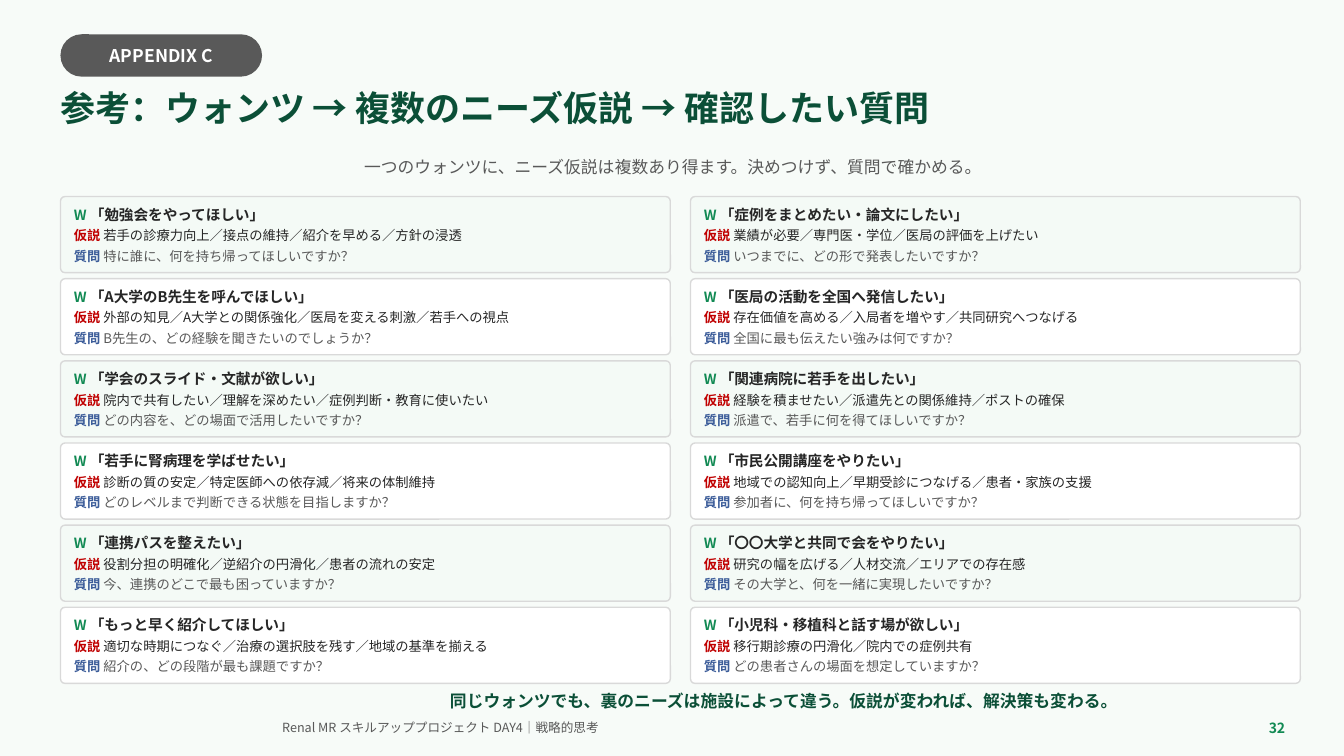
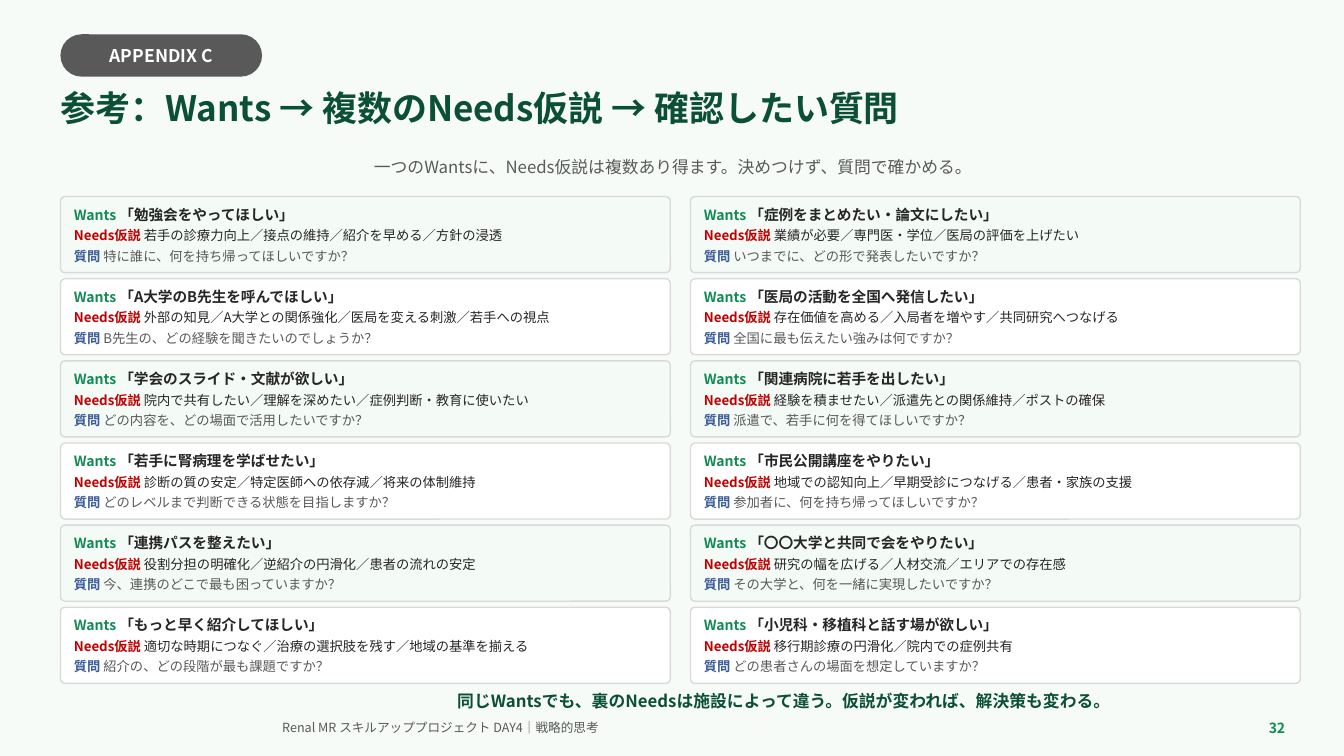
Before and after one commit to TAKUYA-1187/Claude, a slide deck: slide 32 of novartis_training/DAY4_ちょっと分かるだけで世界が変わる.pptx. Drawn at 1344x756 pixels with LibreOffice and Linux fonts; fonts in the diff are those of the drawing; background and template pictures are left out. Boxes give left, top, right and bottom in pixels: in the first picture for what was removed or moved away, otherwise in the second. Text is boxed around its words. In the diff, an @@ line names an element or a change of style, - is before the commit and + after.

```diff
--- a/novartis_training/DAY4_ちょっと分かるだけで世界が変わる.pptx
+++ b/novartis_training/DAY4_ちょっと分かるだけで世界が変わる.pptx
@@ text at (x1=60, y1=91, x2=899, y2=125): text changed @@
-参考：ウォンツ → 複数のニーズ仮説 → 確認したい質問
+参考：Wants → 複数のNeeds仮説 → 確認したい質問
@@ text at (x1=374, y1=159, x2=972, y2=175): text changed @@
-一つのウォンツに、ニーズ仮説は複数あり得ます。決めつけず、質問で確かめる。
+一つのWantsに、Needs仮説は複数あり得ます。決めつけず、質問で確かめる。
@@ text in rounded rectangle at (x1=74, y1=207, x2=502, y2=241): text changed @@
-W 「勉強会をやってほしい」
-仮説 若手の診療力向上／接点の維持／紹介を早める／方針の浸透
+Wants 「勉強会をやってほしい」
+Needs仮説 若手の診療力向上／接点の維持／紹介を早める／方針の浸透
@@ text in rounded rectangle at (x1=704, y1=207, x2=1079, y2=241): text changed; bold on @@
-W 「症例をまとめたい・論文にしたい」
-仮説 業績が必要／専門医・学位／医局の評価を上げたい
+Wants 「症例をまとめたい・論文にしたい」
+Needs仮説 業績が必要／専門医・学位／医局の評価を上げたい
@@ text in rounded rectangle at (x1=74, y1=289, x2=550, y2=323): text changed @@
-W 「A大学のB先生を呼んでほしい」
-仮説 外部の知見／A大学との関係強化／医局を変える刺激／若手への視点
+Wants 「A大学のB先生を呼んでほしい」
+Needs仮説 外部の知見／A大学との関係強化／医局を変える刺激／若手への視点
@@ text in rounded rectangle at (x1=704, y1=289, x2=1119, y2=323): text changed; bold on @@
-W 「医局の活動を全国へ発信したい」
-仮説 存在価値を高める／入局者を増やす／共同研究へつなげる
+Wants 「医局の活動を全国へ発信したい」
+Needs仮説 存在価値を高める／入局者を増やす／共同研究へつなげる
@@ text in rounded rectangle at (x1=74, y1=371, x2=529, y2=406): text changed @@
-W 「学会のスライド・文献が欲しい」
-仮説 院内で共有したい／理解を深めたい／症例判断・教育に使いたい
+Wants 「学会のスライド・文献が欲しい」
+Needs仮説 院内で共有したい／理解を深めたい／症例判断・教育に使いたい
@@ text in rounded rectangle at (x1=704, y1=371, x2=1105, y2=406): text changed; bold on @@
-W 「関連病院に若手を出したい」
-仮説 経験を積ませたい／派遣先との関係維持／ポストの確保
+Wants 「関連病院に若手を出したい」
+Needs仮説 経験を積ませたい／派遣先との関係維持／ポストの確保
@@ text in rounded rectangle at (x1=74, y1=453, x2=476, y2=488): text changed; bold on @@
-W 「若手に腎病理を学ばせたい」
-仮説 診断の質の安定／特定医師への依存減／将来の体制維持
+Wants 「若手に腎病理を学ばせたい」
+Needs仮説 診断の質の安定／特定医師への依存減／将来の体制維持
@@ text in rounded rectangle at (x1=704, y1=453, x2=1132, y2=488): text changed @@
-W 「市民公開講座をやりたい」
-仮説 地域での認知向上／早期受診につなげる／患者・家族の支援
+Wants 「市民公開講座をやりたい」
+Needs仮説 地域での認知向上／早期受診につなげる／患者・家族の支援
@@ text in rounded rectangle at (x1=74, y1=535, x2=476, y2=570): text changed @@
-W 「連携パスを整えたい」
-仮説 役割分担の明確化／逆紹介の円滑化／患者の流れの安定
+Wants 「連携パスを整えたい」
+Needs仮説 役割分担の明確化／逆紹介の円滑化／患者の流れの安定
@@ text in rounded rectangle at (x1=704, y1=535, x2=1066, y2=570): text changed; bold on @@
-W 「〇〇大学と共同で会をやりたい」
-仮説 研究の幅を広げる／人材交流／エリアでの存在感
+Wants 「〇〇大学と共同で会をやりたい」
+Needs仮説 研究の幅を広げる／人材交流／エリアでの存在感
@@ text in rounded rectangle at (x1=74, y1=617, x2=529, y2=652): text changed @@
-W 「もっと早く紹介してほしい」
-仮説 適切な時期につなぐ／治療の選択肢を残す／地域の基準を揃える
+Wants 「もっと早く紹介してほしい」
+Needs仮説 適切な時期につなぐ／治療の選択肢を残す／地域の基準を揃える
@@ text in rounded rectangle at (x1=704, y1=617, x2=1013, y2=652): text changed @@
-W 「小児科・移植科と話す場が欲しい」
-仮説 移行期診療の円滑化／院内での症例共有
+Wants 「小児科・移植科と話す場が欲しい」
+Needs仮説 移行期診療の円滑化／院内での症例共有
@@ text at (x1=457, y1=692, x2=1110, y2=709): text changed @@
-同じウォンツでも、裏のニーズは施設によって違う。仮説が変われば、解決策も変わる。
+同じWantsでも、裏のNeedsは施設によって違う。仮説が変われば、解決策も変わる。
```
Also in this commit, not shown: 21 other slides changed, 2 other files.
